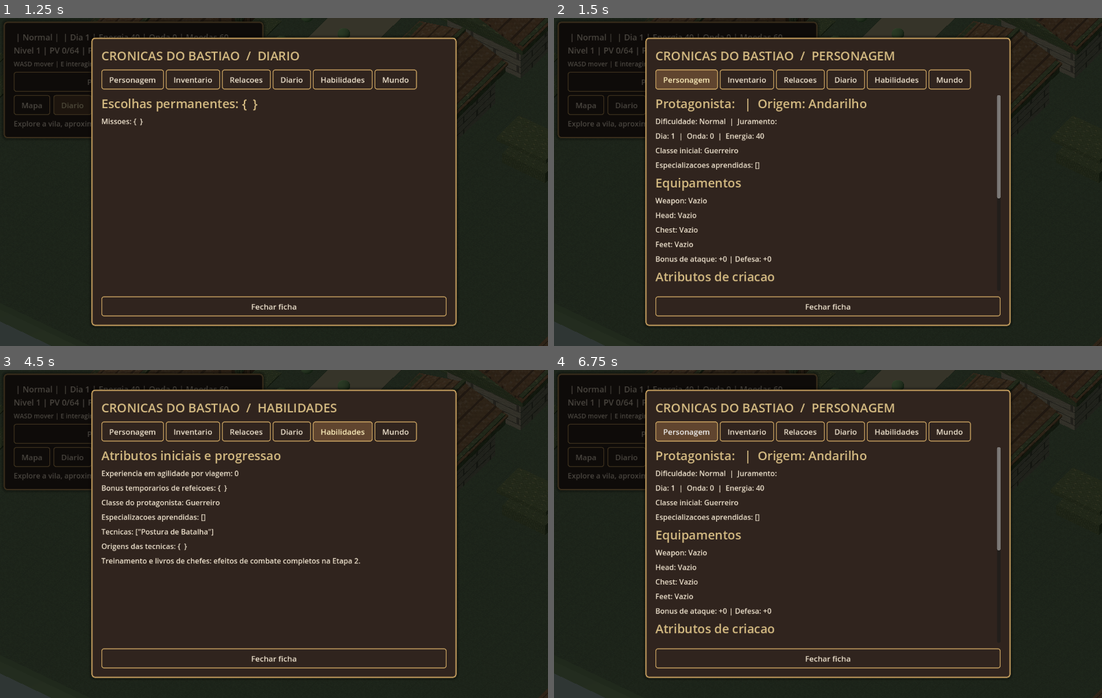
Above: before the commit, frames 1-4 (two rows, left to right).
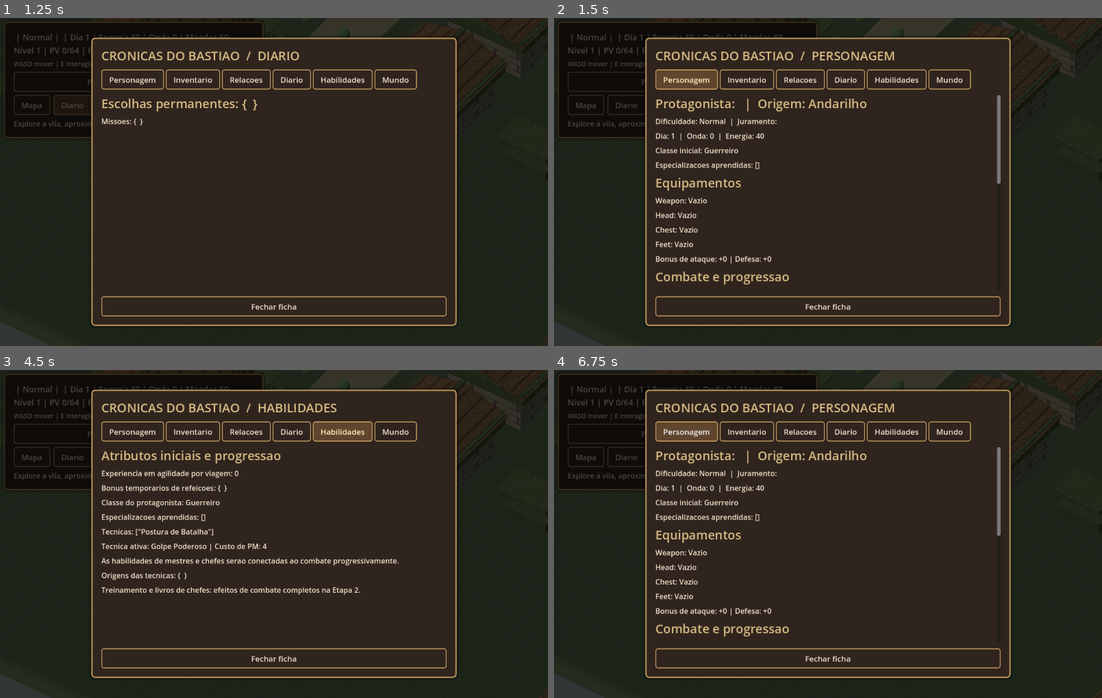
Above: after the commit, the same moments.

Repository: alexandre10227-afk/fortaleza-ultimo-bastiao
Game: Godot game, scene res://scenes/world.tscn
The game is run twice, just before and just after one commit, with the same random seed, the same clock (stepped at 60 frames per second) and the same inputs. This scene is started directly instead of the project's main scene.
Inputs:
- Up to frame 1 (1.25 s): click "Diario" at 0.5 s
- Up to frame 2 (1.5 s): click "Personagem" at 1.25 s
- Up to frame 3 (4.5 s): click "Inventario" at 2 s; click "Relacoes" at 2.75 s; click "Diario" at 3.5 s; click "Habilidades" at 4.25 s
- Up to frame 4 (6.75 s): click "Mundo" at 5 s; click "Personagem / Inventario" at 5.75 s; click "Mapa" at 6.5 s

Frame 1 is identical in both runs. In frame 2, 0.4% of the frame differs, in the area x 18-82%, y 50-82%; in frame 3, 1.4%, in the area x 18-73%, y 52-69%; in frame 4, 0.4%.

Commit message:
feat(combat): live HP/MP/level/XP and starter technique on character dossier

Diff:
--- a/novo_projeto/scripts/character_sheet.gd
+++ b/novo_projeto/scripts/character_sheet.gd
@@ -82,6 +82,11 @@
                 _line("%s: %s" % [slot.capitalize(), equipped_label])
             var totals: Dictionary = GameState.equipment_stats()
             _line("Bonus de ataque: +%d | Defesa: +%d" % [int(totals["attack"]), int(totals["defense"])])
+            _line("Combate e progressao", true)
+            var battle_stats: Dictionary = GameState.hero_combat_stats()
+            _line("Nivel %d | Experiencia %d/%d" % [int(battle_stats["level"]),int(battle_stats["xp"]),int(battle_stats["next_xp"])])
+            _line("PV %d/%d | PM %d/%d" % [int(battle_stats["hp"]),int(battle_stats["max_hp"]),int(battle_stats["mp"]),int(battle_stats["max_mp"])])
+            _line("Ataque %d | Defesa %d" % [int(battle_stats["attack"]),int(battle_stats["defense"])])
             _line("Atributos de criacao", true)
             var radar := preload("res://scripts/attribute_radar.gd").new()
             body.add_child(radar)
@@ -169,6 +174,12 @@
             _line("Classe do protagonista: " + str(GameState.protagonist_track.get("base_class", "")))
             _line("Especializacoes aprendidas: " + str(GameState.protagonist_track.get("specializations", [])))
             _line("Tecnicas: " + str(GameState.protagonist_track.get("skills", [])))
+            var core := preload("res://scripts/combat_core.gd")
+            var starting_class := str(GameState.protagonist_track.get("base_class","Guerreiro"))
+            var technique: Dictionary = core.CLASS_SKILLS.get(starting_class,{})
+            if not technique.is_empty():
+                _line("Tecnica ativa: %s | Custo de PM: %d" % [technique["name"],int(technique["mana"])])
+            _line("As habilidades de mestres e chefes serao conectadas ao combate progressivamente.")
             _line("Origens das tecnicas: " + str(GameState.protagonist_track.get("learned_sources", {})))
             _line("Treinamento e livros de chefes: efeitos de combate completos na Etapa 2.")
 
